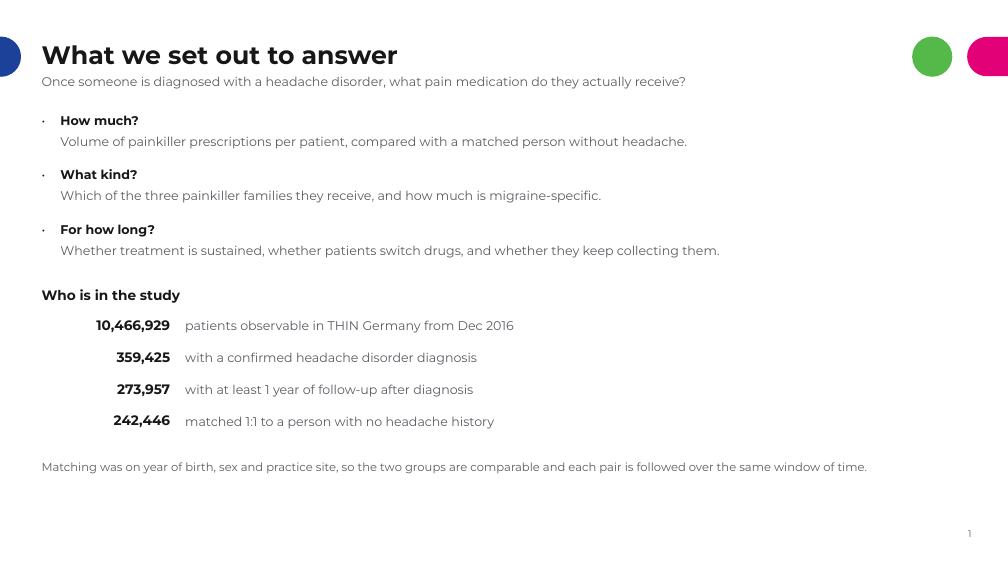
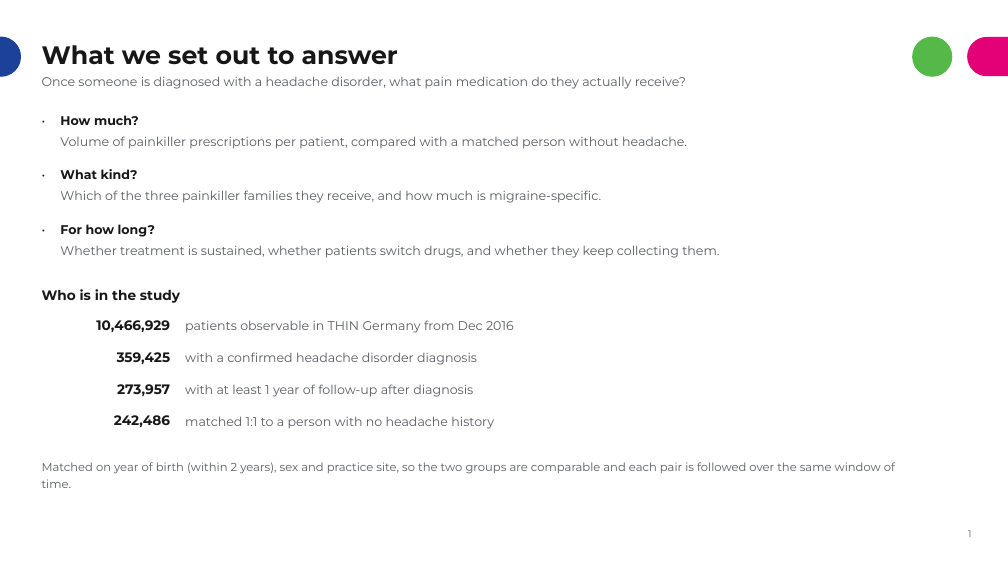
Before and after one commit to rj-irvine/de-migraine, a slide deck: slide 2 of documents/DE_Migraine_Treatment_Patterns_Summary.pptx. Drawn at 1008x567 pixels with LibreOffice and Linux fonts; fonts in the diff are those of the drawing. Boxes give left, top, right and bottom in pixels: in the first picture for what was removed or moved away, otherwise in the second. Text is boxed around its words. In the diff, an @@ line names an element or a change of style, - is before the commit and + after.

```diff
--- a/documents/DE_Migraine_Treatment_Patterns_Summary.pptx
+++ b/documents/DE_Migraine_Treatment_Patterns_Summary.pptx
@@ text at [114, 415, 170, 427]: text changed @@
-242,446
+242,486
@@ text at [42, 462, 895, 488]: text changed @@
-Matching was on year of birth, sex and practice site, so the two groups are comparable and each pair is followed over the same window of time.
+Matched on year of birth (within 2 years), sex and practice site, so the two groups are comparable and each pair is followed over the same window of time.
```
Also in this commit, not shown: 7 other slides changed, 3 slides added, 1 slide removed, 2 other files.
